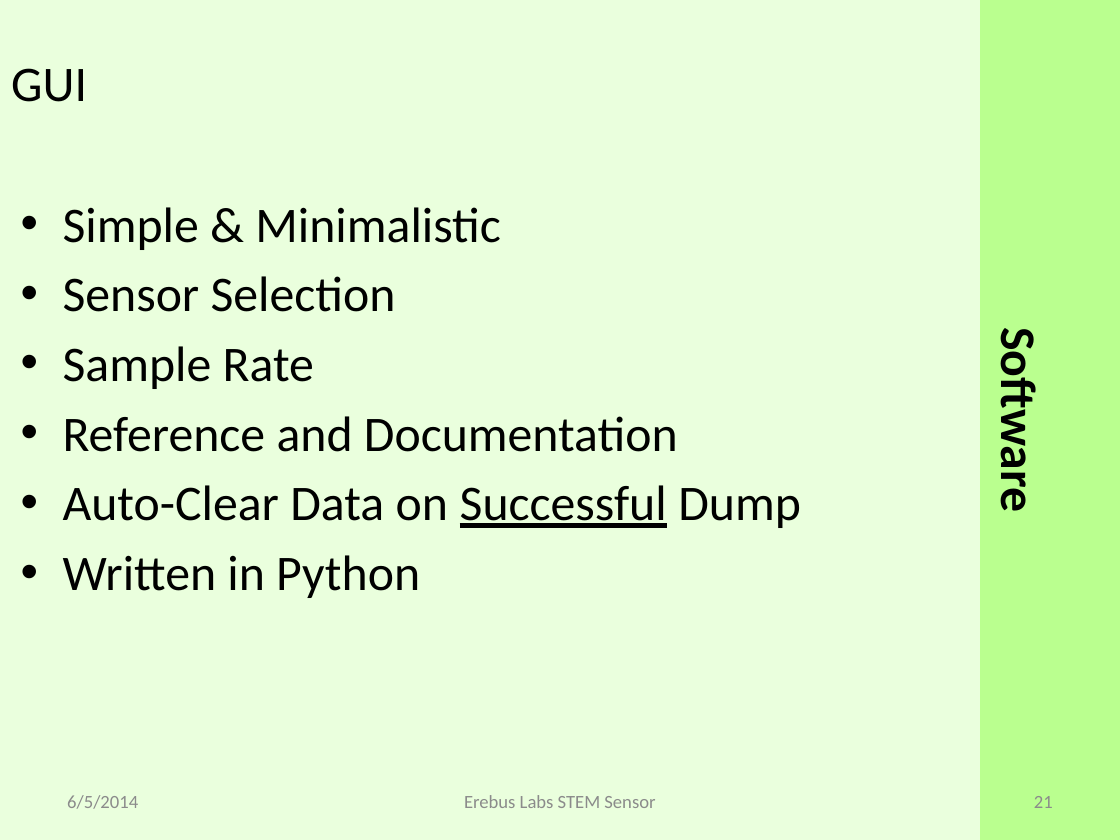
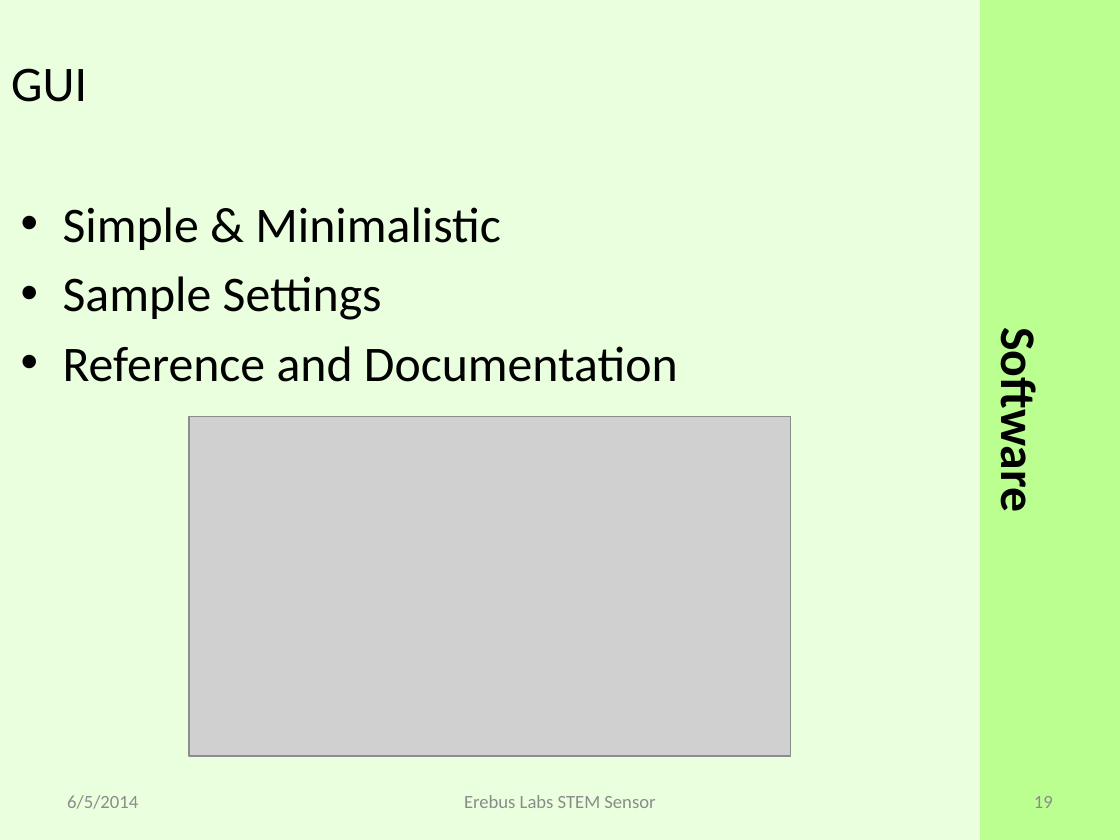
Before and after one commit to erebus-labs/PSU-VOC-SENSOR-2K14, a slide deck: slide 19 of Documents/source_documents/Presentation.pptx (slide 21 before the commit). Drawn at 1120x840 pixels with LibreOffice and Linux fonts; fonts in the diff are those of the drawing; grey boxes stand for pictures. Boxes give left, top, right and bottom in pixels: in the first picture for what was removed or moved away, otherwise in the second. Text is boxed around its words. In the diff, an @@ line names an element or a change of style, - is before the commit and + after.

```diff
--- a/Documents/source_documents/Presentation.pptx
+++ b/Documents/source_documents/Presentation.pptx
@@ text at box(63, 276, 382, 320): text changed @@
-• Sensor Selection
-• Sample Rate
+• Sample Settings
@@ picture added at box(189, 417, 791, 756) @@
@@ text at box(63, 485, 801, 598): paragraphs removed @@
-• Auto-Clear Data on Successful Dump
-• Written in Python
@@ page number at box(1034, 796, 1053, 808): text changed @@
-21
+19
```
Also in this commit, not shown: 12 other slides changed, 1 slide removed.
